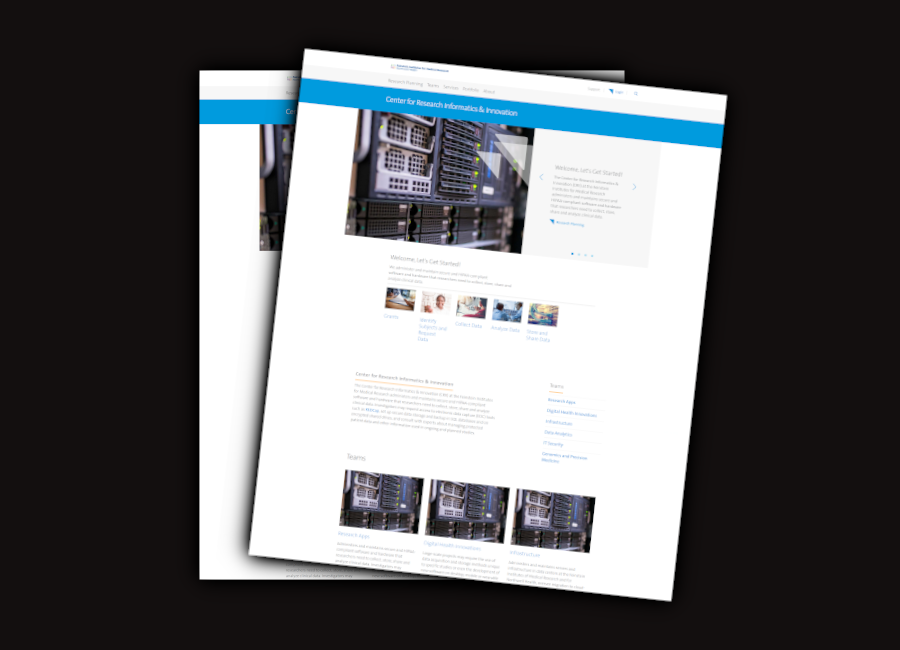
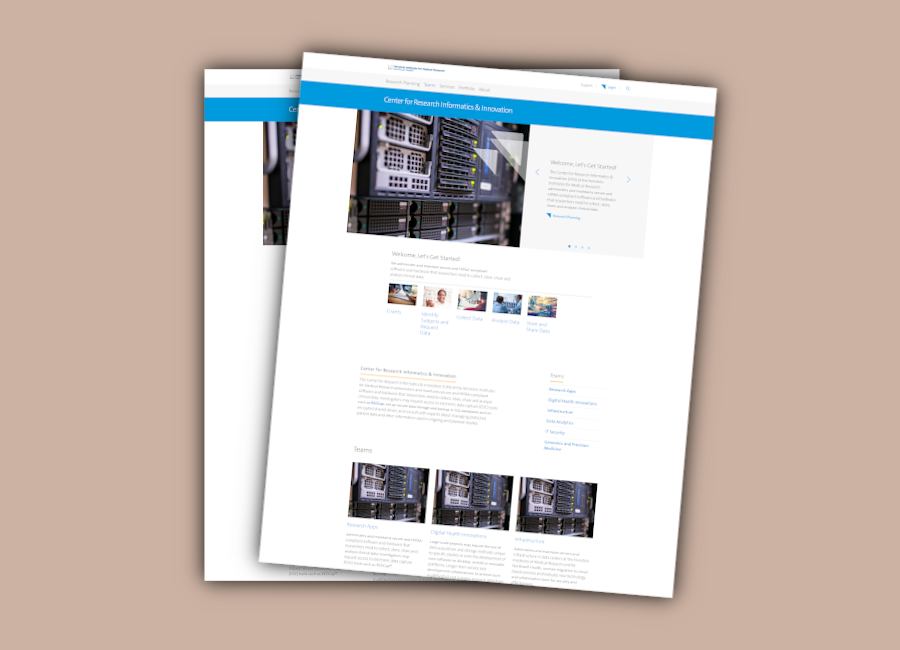
Two versions of the same layered image (900 x 650). Layer-by-layer changes:
painted on "Pasted Layer copy" over [216, 16, 760, 634]
painted on "Pasted Layer" over [167, 37, 657, 613]
added layer "Layer #1" above "Layer" over [0, 0, 900, 650]
